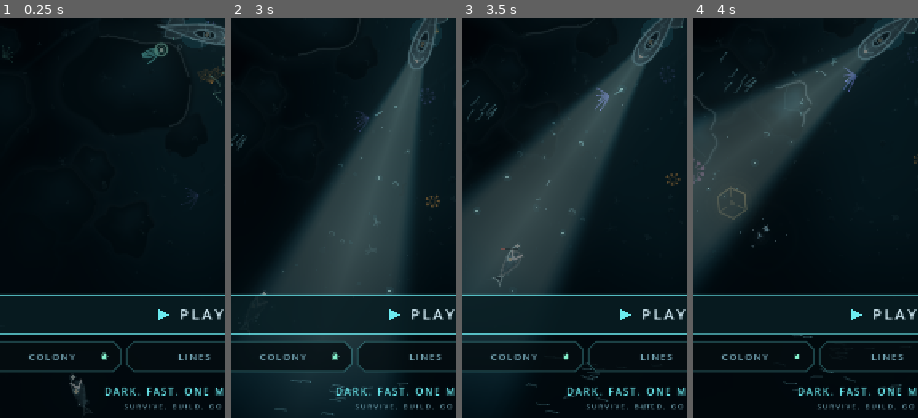
Above: before the commit, frames 1-4 (left to right).
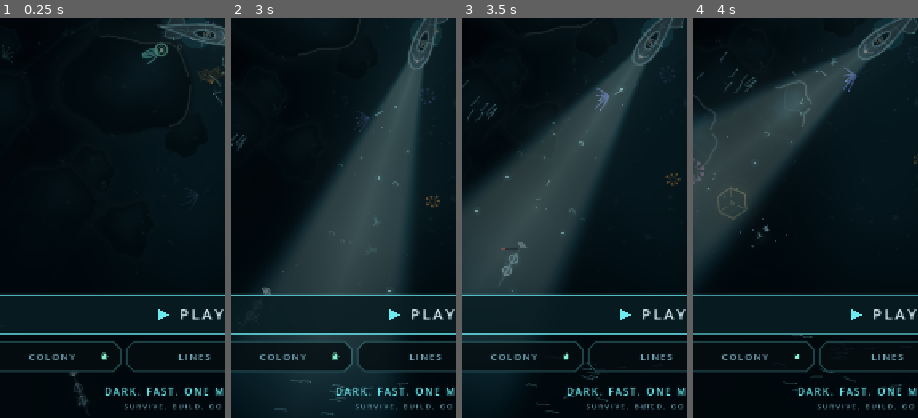
Above: after the commit, the same moments.

Repository: davidknollcsgo-collab/Kartengame
Game: Godot game, scene res://scenes/rundum.tscn
The game is run twice, just before and just after one commit, with the same random seed, the same clock (stepped at 60 frames per second) and the same inputs.
Inputs (mouse positions are % of the whole screen's width and height, from its top left):
- Up to frame 1 (0.25 s): no input
- Up to frame 2 (3 s): move the mouse to (72, 45) at 0.52 s; click (72, 45) at 0.67 s; drag from (30, 55) to (45, 70) at 1.27 s; move the mouse to (60, 28) at 2.02 s; click (60, 28) at 2.17 s; drag from (45, 70) to (20, 35) at 2.77 s
- Up to frame 3 (3.5 s): no input
- Up to frame 4 (4 s): move the mouse to (80, 65) at 3.52 s; click (80, 65) at 3.67 s
The pictures show only the part of the screen within x 7-57%, y 48-98%; the shares and areas given below are measured in that part.

The runs differ from the first frame. In frame 1, 0.2% of the frame differs, in the area x 30-38%, y 88-96%; in frame 2, less than 0.1%; in frame 3, 0.3%, in the area x 13-29%, y 56-68%; in frame 4, nothing differs.

Commit message:
Drei Arten von vorn: Pfeilwurm, Riesenassel, Rippenqualle
Die alten Zeichnungen sind nicht mehr angeschlossen - sie stehen weiter in
der Datei, aber `_zeichne()` ruft fuer diese drei Arten neue Funktionen.
Geloescht wird nichts, bis alle siebzehn umgezogen sind.

**Warum ein Schnitt und keine Ueberarbeitung.** Alle alten Arten waren
nach *einer* Regel gebaut: ein gefaerbter Leib, ein paar helle Punkte als
Zierde. Jede Ueberarbeitung daran blieb deshalb dieselbe Form in anderer
Beleuchtung - dreimal gemacht, dreimal zu Recht zurueckgewiesen. Was hier
entsteht, geht von der Biologie aus und nicht vom vorigen Bild.

**Zahnkiefer → Pfeilwurm.** Seine Regel ist die schlichteste im Spiel:
kommt geradeaus, stirbt schnell, Massstab fuer alles andere. Ein
Chaetognath ist genau das als Tier - durchsichtig, gerade, ohne Umweg, mit
Greifhakenkranz am Kopf und zwei Paar Seitenflossen. Kein Fischleib, keine
Woelbung: eine Nadel statt einer Spindel, und zwei Leuchtpunkte, mehr
nicht.

**Panzerkrebs → Riesenassel.** Langsam und zaeh, zwingt den Kegel zum
Verweilen - eine Assel ist das gebaute Gegenstueck: ein breiter flacher
Panzer aus sieben Ringen, der nichts tut als aushalten. Von oben ein
Schild aus **Querbaendern**, und kein anderes Tier im Feld hat
Querbaender. Keine Schere, kein Fangarm: was sie ausmacht, ist dass an ihr
nichts vorsteht. Die Leuchtreihen sitzen an den Panzerraendern und
zeichnen im Dunkeln ihren Umriss nach.

**Glutqualle → Rippenqualle.** Brennt nur im Kern des Kegels; eine
Ctenophore ist dafuer die richtige Gestalt - ein dunkles Ei, an dem nur
acht Wimpernreihen leuchten, und ein einzelner heller Statolith in der
Mitte, den es zu treffen gilt. Keine Glocke, keine Tentakel.

Dazu eine Sparfassung fuer die Leuchtorgane. Drei Kreise je Organ sind bei
acht Reihen zu je sieben Organen **hundertachtundsechzig Kreise fuer ein
Tier**, gemessen sieben Prozent der Bildrate. Unter anderthalb Pixeln
Radius bleibt ein Kreis in der Kernfarbe uebrig - der Kern misst dort
ohnehin unter einem Pixel und ist keine Zierde, sondern Rechnerei ohne
Bild. Danach vier Prozent, und das bei deutlich mehr Einzelheiten als
vorher.

96/96 gruen, Startlauf sauber, keine `triangulation failed`, Fahrprobe
traegt 30 Wellen.

Co-Authored-By: Claude Opus 5 <noreply@anthropic.com>
Claude-Session: https://claude.ai/code/session_0131VR1KmMqgfNf9f4WYuYp4

Diff:
--- a/scripts/spiel/schwarm.gd
+++ b/scripts/spiel/schwarm.gd
@@ -581,17 +581,17 @@
 
     match t.art:
         Arten.Art.ZAHNKIEFER:
-            _zahnkiefer(p, r, farbe, t, hitze)
+            _n_zahnkiefer(p, r, farbe, t, hitze)
         Arten.Art.SCHLEIER:
             _schleier(p, r, farbe, t, hitze)
         Arten.Art.PANZERKREBS:
-            _panzerkrebs(p, r, farbe, t, hitze)
+            _n_panzerkrebs(p, r, farbe, t, hitze)
         Arten.Art.GRABNATTER:
             _grabnatter(p, r, farbe, t, hitze)
         Arten.Art.SCHILDKORALLE:
             _schildkoralle(p, r, farbe, t, hitze)
         Arten.Art.GLUTQUALLE:
-            _glutqualle(p, r, farbe, t, hitze)
+            _n_glutqualle(p, r, farbe, t, hitze)
         Arten.Art.TREIBANKER:
             _treibanker(p, r, farbe, t, hitze)
         Arten.Art.SPRUNGAAL:
@@ -997,9 +997,27 @@
         var lauf := 0.5 + 0.5 * sin(zeit * welle - u * 5.4)
         var kraft := 0.34 + 0.66 * pow(lauf, 2.2)
         var r := gross * (0.72 + 0.42 * kraft)
-        # Hof, Koerper, Kern - dieselbe Machart wie bei einer Knospe.
+        # **Hof, Koerper, Kern - aber nur, solange man sie unterscheidet.**
+        #
+        # Drei Kreise je Organ sind bei einer Rippenqualle mit acht Reihen
+        # zu je sieben Organen **hundertachtundsechzig Kreise fuer ein
+        # Tier**, und gemessen kostet das sieben Prozent der Bildrate. Der
+        # Kern misst bei kleinen Organen unter einem Pixel - er ist dort
+        # nicht Zierde, sondern Rechnerei ohne Bild.
+        #
+        # Dieselbe Regel wie ueberall in dieser Datei: was man nicht sieht,
+        # wird nicht gezeichnet. Die Schwelle steht am Radius und nicht an
+        # der Tierzahl, weil ein Organ von einem Pixel bei zwei Tieren
+        # genauso unsichtbar ist wie bei achtzig.
         draw_circle(weg[i], r * 2.4,
             _gedeckt(Color(farbe.r, farbe.g, farbe.b, 0.10 * kraft)))
+        if r < 1.6:
+            # Ein einziger Kreis, aber in der Kernfarbe: was uebrig bleibt,
+            # soll der helle Punkt sein und nicht der blasse Koerper.
+            draw_circle(weg[i], r,
+                _gedeckt(Color(hell.r, hell.g, hell.b,
+                    0.55 + 0.35 * kraft)))
+            continue
         draw_circle(weg[i], r,
             _gedeckt(Color(farbe.r, farbe.g, farbe.b, 0.55 * kraft)))
         draw_circle(weg[i], r * 0.46,
@@ -2933,3 +2951,204 @@
             Color(0.92, 0.98, 1.0, 0.30 * blenden), 1.6)
 
     _auge(p + k * r * 0.46, r * 0.13, hitze, farbe)
+
+
+# --- Die neuen Arten ---------------------------------------------------------
+#
+# **Hier faengt der Entwurf von vorn an.** Die Funktionen darueber bleiben in
+# der Datei, aber sie verlieren ihren Aufrufer, sobald ihre Art hier
+# ankommt - geloescht wird nichts, bis alle siebzehn umgezogen sind.
+#
+# Der Grund fuer den Schnitt: alle alten Arten waren nach *einer* Regel
+# gebaut - ein gefaerbter Leib, ein paar helle Punkte als Zierde. Jede
+# Ueberarbeitung daran blieb deshalb dieselbe Form in anderer Beleuchtung.
+# Was hier entsteht, geht von der Biologie aus und nicht vom vorigen Bild:
+# jede Art bekommt einen **Bauplan**, den keine andere hat, und ihr
+# Leuchtmuster traegt sie, nicht ihr Umriss.
+
+
+## Der Zahnkiefer: ein **Pfeilwurm**.
+##
+## Seine Regel ist die schlichteste im Spiel - "kommt geradeaus und stirbt
+## schnell, der Massstab fuer alles andere". Ein Pfeilwurm (Chaetognath) ist
+## genau das als Tier: durchsichtig, gerade, ohne Umweg, mit einem Kranz aus
+## Greifhaken am Kopf und zwei Paar seitlicher Flossen. Er hat **keinen
+## Fischleib** - kein Kopf, kein Schwanz, keine Woelbung -, und das ist der
+## Unterschied zum alten Drachenfisch: eine Nadel statt einer Spindel.
+func _n_zahnkiefer(p: Vector2, r: float, farbe: Color, t: Raeuber,
+        hitze: float) -> void:
+    var k := t.richtung
+    var quer := k.orthogonal()
+    var schlag := sin(t.alter * 6.0 + t.phase)
+
+    # Der Leib: eine Nadel von vier Radien Laenge und einem Zehntel Breite.
+    var ruecken := PackedVector2Array()
+    var profil := PackedFloat32Array()
+    for i in 11:
+        var u := float(i) / 10.0
+        var x := lerpf(1.9, -2.1, u)
+        ruecken.append(p + k * r * x
+            + quer * schlag * r * 0.22 * pow(u, 1.8))
+        # Vorn spitz, in der Mitte am dicksten, hinten spitz - ein Wurm ist
+        # an beiden Enden zu.
+        profil.append(r * (0.02 + 0.16 * sin(PI * u)))
+    _dunkelleib(ruecken, profil, farbe, hitze)
+
+    # **Zwei Paar Seitenflossen.** Waagerechte Saeume, nicht senkrechte
+    # Flossen - ein Pfeilwurm haelt sich damit in der Schwebe. Sie sind das
+    # Einzige an ihm, was breiter ist als sein Leib, und damit sein
+    # Erkennungszeichen von oben.
+    for paar in 2:
+        var mitte_u := 0.34 + 0.34 * float(paar)
+        var idx := int(mitte_u * 10.0)
+        var wo: Vector2 = ruecken[idx]
+        var laengs := (ruecken[mini(10, idx + 1)] - ruecken[maxi(0, idx - 1)])
+        laengs = laengs.normalized() if laengs.length() > 0.001 else k
+        var q := laengs.orthogonal()
+        for seite: float in SEITEN:
+            var saum := PackedVector2Array()
+            for j in 7:
+                var v := lerpf(-1.0, 1.0, float(j) / 6.0)
+                saum.append(wo + laengs * r * 0.44 * v
+                    + q * seite * r * 0.40 * (1.0 - v * v))
+            saum.append(wo - laengs * r * 0.44)
+            draw_colored_polygon(saum, _gedeckt(Color(farbe.r, farbe.g,
+                farbe.b, 0.16 + 0.16 * hitze)))
+            _zug(saum + PackedVector2Array([saum[0]]),
+                Color(farbe.r, farbe.g, farbe.b, 0.26 + 0.30 * hitze), 1.0)
+
+    # **Der Greifhakenkranz.** Sechs feine Haken um das Kopfende, nach vorn
+    # geoeffnet - das ist der Name der Art und ihre einzige Drohung.
+    var kopf: Vector2 = ruecken[0]
+    for i in 6:
+        var w := lerpf(-0.95, 0.95, float(i) / 5.0)
+        var haken := kopf + (k * cos(w) - quer * sin(w)) * r * 0.52
+        _glied(kopf + k * r * 0.06, haken, r * 0.035, r * 0.012,
+            farbe.lerp(Color(1.0, 0.98, 0.94), 0.30), 0.55 + 0.35 * hitze)
+
+    # Das Leuchtmuster: **zwei Punkte**, mehr nicht. Der Massstab-Gegner ist
+    # der schlichteste im Feld, auch im Licht.
+    _organe(PackedVector2Array([ruecken[2], ruecken[6]]), farbe,
+        r * 0.11, t.alter, hitze, 2.0)
+
+
+## Der Panzerkrebs: eine **Riesenassel**.
+##
+## Regel: langsam und zaeh, zwingt den Kegel zum Verweilen. Eine Assel ist
+## das gebaute Gegenstueck - ein breiter, flacher Panzer aus sieben Ringen,
+## der nichts tut als aushalten. Von oben ist sie ein **Schild aus
+## Querbaendern**, und kein anderes Tier im Feld hat Querbaender.
+##
+## Kein Fangarm, keine Schere, kein Auge in der Mitte: was sie ausmacht, ist
+## dass an ihr nichts vorsteht.
+func _n_panzerkrebs(p: Vector2, r: float, farbe: Color, t: Raeuber,
+        hitze: float) -> void:
+    var k := t.richtung
+    var quer := k.orthogonal()
+    var ringe := 7
+
+    # Der Umriss: vorn ein runder Kopfschild, hinten ein Faecher.
+    var ruecken := PackedVector2Array()
+    var profil := PackedFloat32Array()
+    for i in 13:
+        var u := float(i) / 12.0
+        ruecken.append(p + k * r * lerpf(1.15, -1.35, u))
+        # Breit und flach: einskommaacht lang zu einskommavier breit, und
+        # die groesste Breite liegt vorn im Kopfschild.
+        var b: float = sin(PI * pow(u, 0.62))
+        profil.append(r * (0.16 + 0.56 * pow(b, 0.55)))
+    _dunkelleib(ruecken, profil, farbe, hitze)
+
+    # **Die Querbaender.** Sieben Ringe, jeder mit einer dunklen Fuge und
+    # einer hellen Lippe auf der Lichtseite - dieselbe Sprache wie ueberall,
+    # aber hier ist sie die ganze Zeichnung.
+    var zum_licht := lichtquelle - p
+    zum_licht = zum_licht.normalized() if zum_licht.length_squared() > 1.0 \
+        else Vector2.UP
+    for i in ringe:
+        var u := 0.20 + 0.66 * float(i) / float(ringe - 1)
+        var idx := int(u * 12.0)
+        var halb: float = profil[idx] * 1.02
+        var mitte: Vector2 = ruecken[idx]
+        var bogen := PackedVector2Array()
+        for j in 7:
+            var v := lerpf(-1.0, 1.0, float(j) / 6.0)
+            # Die Fuge woelbt sich nach vorn: ein Ring liegt auf dem
+            # naechsten.
+            bogen.append(mitte + quer * halb * v
+                + k * r * 0.13 * (1.0 - v * v))
+        _rille(bogen, Color(0.02, 0.05, 0.08, 0.50 + 0.16 * hitze),
+            farbe.lerp(Color(1.0, 0.98, 0.94), 0.20 + 0.40 * hitze),
+            zum_licht * (r * 0.07))
+
+    # Kurze Beine unter dem Rand - sie ragen kaum heraus, aber ohne sie
+    # schwebt der Panzer.
+    for i in 5:
+        var u := 0.24 + 0.60 * float(i) / 4.0
+        var idx := int(u * 12.0)
+        for seite: float in SEITEN:
+            var wurzel: Vector2 = ruecken[idx] + quer * profil[idx] * seite
+            var zappel := sin(t.alter * 3.4 + float(i) * 1.6 + t.phase)
+            var spitze := wurzel + (quer * seite * 0.86
+                - k * (0.5 + 0.2 * zappel)).normalized() * r * 0.30
+            _glied(wurzel, spitze, r * 0.05, r * 0.02, farbe, 0.42)
+
+    # **Das Leuchtmuster: eine Reihe an jeder Flanke.** Eine Assel leuchtet
+    # nicht aus der Mitte - sie hat Reihen an den Panzerraendern, und die
+    # zeichnen im Dunkeln genau ihren Umriss nach.
+    for seite: float in SEITEN:
+        var reihe := PackedVector2Array()
+        for i in 5:
+            var idx := 2 + i * 2
+            reihe.append(ruecken[idx] + quer * profil[idx] * seite * 0.86)
+        _organe(reihe, farbe, r * 0.085, t.alter, hitze, 1.6)
+
+
+## Die Glutqualle: eine **Rippenqualle**.
+##
+## Regel: brennt nur im Kern des Kegels. Eine Ctenophore ist dafuer die
+## richtige Gestalt - ein durchsichtiges Ei, an dem nur eines wirklich
+## leuchtet: acht Wimpernreihen, die das Licht brechen. Der Kern ist ein
+## einzelner heller Punkt in der Mitte, und genau der ist zu treffen.
+##
+## Sie hat **keine Glocke und keine Tentakel** - das unterscheidet sie vom
+## alten Entwurf und von jeder anderen Qualle im Feld.
+func _n_glutqualle(p: Vector2, r: float, farbe: Color, t: Raeuber,
+        hitze: float) -> void:
+    var k := t.richtung
+    var quer := k.orthogonal()
+
+    # Das Ei: laenger als breit, vorn stumpf, hinten spitz.
+    var ruecken := PackedVector2Array()
+    var profil := PackedFloat32Array()
+    for i in 11:
+        var u := float(i) / 10.0
+        ruecken.append(p + k * r * lerpf(1.20, -1.05, u))
+        var b: float = sin(PI * pow(u, 0.70))
+        profil.append(r * (0.06 + 0.62 * pow(b, 0.75)))
+    _dunkelleib(ruecken, profil, farbe, hitze)
+
+    # **Acht Wimpernreihen.** Sie laufen vom Vorderende nach hinten ueber
+    # die Woelbung, und durch jede wandert ein Puls - das ist das Bild, an
+    # dem man eine Rippenqualle im Dunkeln erkennt, und es gibt sonst
+    # nirgends im Spiel etwas, das so aussieht.
+    for i in 4:
+        var s := (float(i) - 1.5) / 1.5
+        for seite: float in SEITEN:
+            var reihe := PackedVector2Array()
+            for j in 7:
+                var u := lerpf(0.10, 0.86, float(j) / 6.0)
+                var idx := int(u * 10.0)
+                # Die Reihe liegt auf der Woelbung: aussen bei s = ±1,
+                # ueber der Mitte bei s = 0.
+                reihe.append(ruecken[idx] + quer * profil[idx] * s * seite)
+            _organe(reihe, farbe, r * 0.055, t.alter + float(i) * 0.4,
+                hitze, 3.4)
+
+    # Der Statolith: der eine helle Punkt, den es zu treffen gilt.
+    var glut := 0.5 + 0.5 * sin(t.alter * 3.0 + t.phase)
+    var kern := p + k * r * 0.10
+    draw_circle(kern, r * (0.34 + 0.08 * glut),
+        _gedeckt(Color(1.0, 0.86, 0.72, 0.16 + 0.20 * hitze)))
+    draw_circle(kern, r * (0.17 + 0.04 * glut),
+        _gedeckt(Color(1.0, 0.94, 0.86, 0.70 + 0.30 * hitze)))
